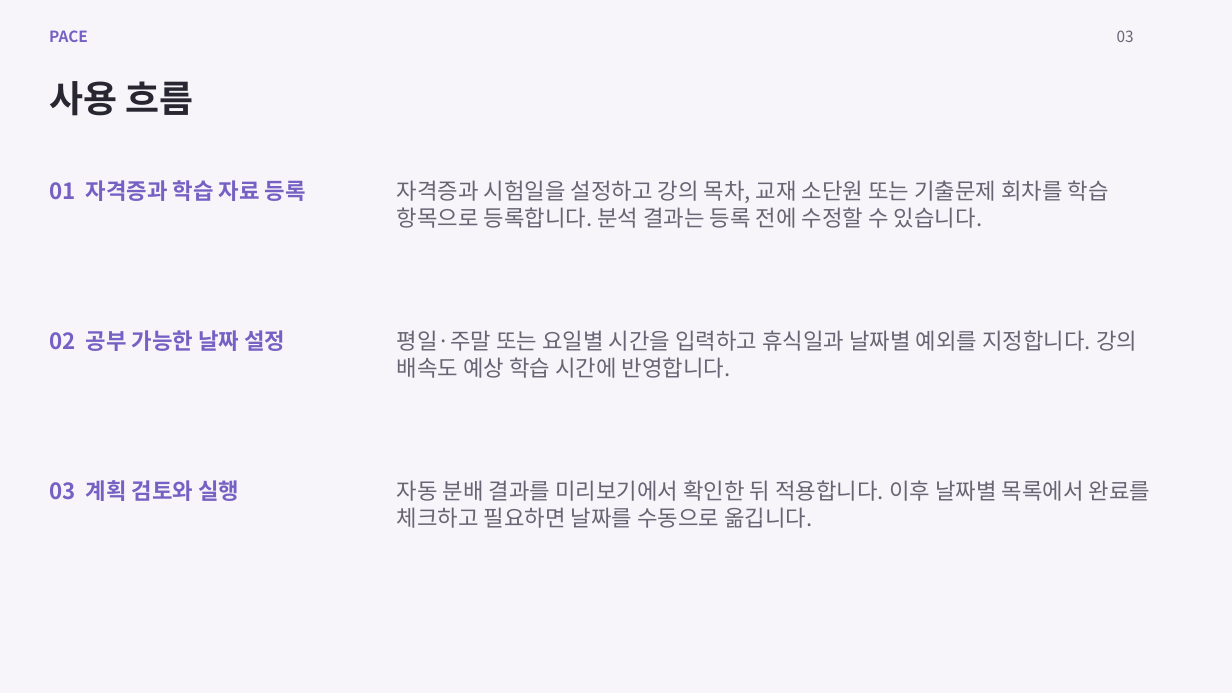
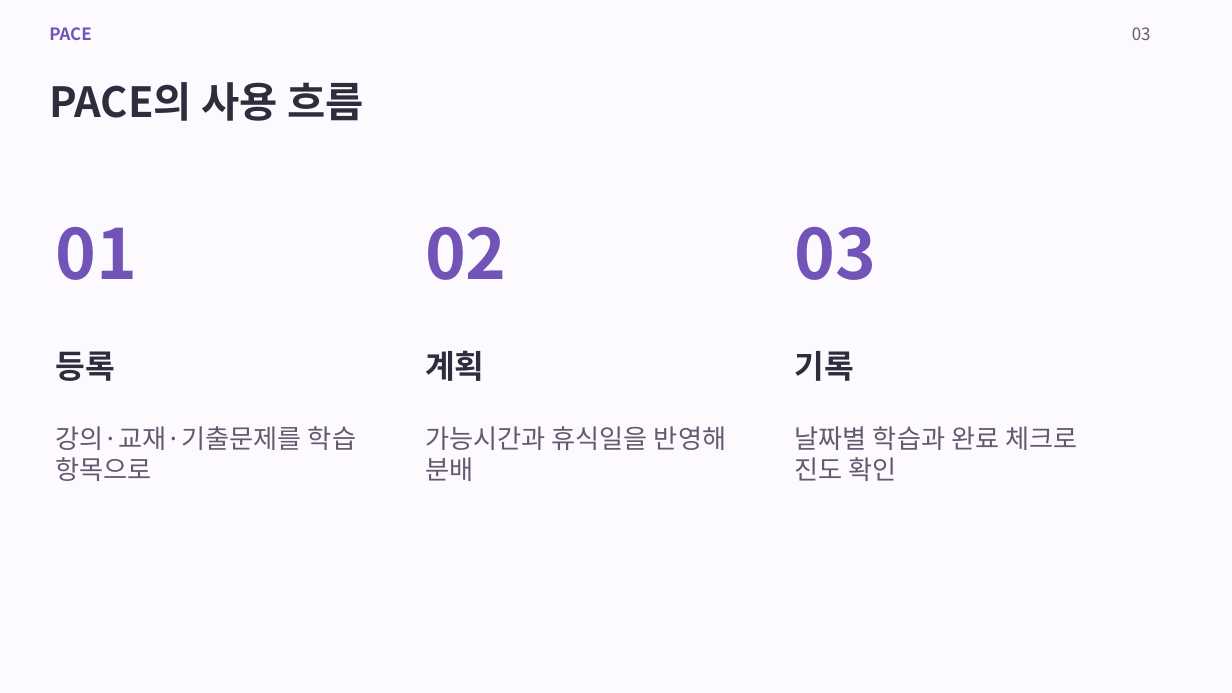
Before and after one commit to rykim1217/ALEPH, a slide deck: slide 3 of projects/PACE/presentation/PACE-project.pptx. Drawn at 1232x693 pixels with LibreOffice and Linux fonts; fonts in the diff are those of the drawing. Boxes give left, top, right and bottom in pixels: in the first picture for what was removed or moved away, otherwise in the second. Text is boxed around its words. In the diff, an @@ line names an element or a change of style, - is before the commit and + after.

Commit message:
docs(pace): enlarge submission screenshots and simplify slide copy

```diff
--- a/projects/PACE/presentation/PACE-project.pptx
+++ b/projects/PACE/presentation/PACE-project.pptx
@@ background #F7F5FA to #FCFAFE @@
@@ text "PACE" at (49, 27, 91, 40): size 15 to 16.5 pt, text colour #7560C3 to #7254B8 @@
@@ text "03": place and size @@
-text "03" at (1117, 30, 1134, 42)
+text "03" at (1132, 27, 1151, 40)
@@ text "03" at (1132, 27, 1151, 40): size 15 to 16.5 pt, text colour #696473 to #625A70 @@
@@ text at (49, 82, 364, 121): text changed; size 36 to 40.5 pt; text colour #282631 to #302B3D @@
-사용 흐름
+PACE의 사용 흐름
@@ text removed at (397, 180, 1109, 228) @@
-자격증과 시험일을 설정하고 강의 목차, 교재 소단원 또는 기출문제 회차를 학습 항목으로 등록합니다. 분석 결과는 등록 전에 수정할 수 있습니다.
@@ text at (55, 227, 137, 280): text changed; size 21.8 to 67.5 pt; text colour #7560C3 to #7254B8 @@
-01 자격증과 학습 자료 등록
+01
@@ text added at (425, 227, 507, 280), 67.5 pt, text #7254B8, bold @@
+02
@@ text added at (795, 227, 877, 280), 67.5 pt, text #7254B8, bold @@
+03
@@ text removed at (49, 330, 285, 351) @@
-02 공부 가능한 날짜 설정
@@ text added at (55, 351, 114, 381), 31.5 pt, text #302B3D, bold @@
+등록
@@ text removed at (397, 330, 1137, 378) @@
-평일·주말 또는 요일별 시간을 입력하고 휴식일과 날짜별 예외를 지정합니다. 강의 배속도 예상 학습 시간에 반영합니다.
@@ text at (425, 350, 484, 381): text changed; size 21.8 to 31.5 pt; text colour #7560C3 to #302B3D @@
-03 계획 검토와 실행
+계획
@@ text added at (795, 351, 854, 381), 31.5 pt, text #302B3D, bold @@
+기록
@@ text added at (55, 426, 356, 481), 25.5 pt, text #625A70 @@
+강의·교재·기출문제를 학습 항목으로
@@ text at (425, 426, 726, 481): text changed; size 21.8 to 25.5 pt; text colour #696473 to #625A70 @@
-자동 분배 결과를 미리보기에서 확인한 뒤 적용합니다. 이후 날짜별 목록에서 완료를 체크하고 필요하면 날짜를 수동으로 옮깁니다.
+가능시간과 휴식일을 반영해 분배
@@ text added at (795, 426, 1077, 481), 25.5 pt, text #625A70 @@
+날짜별 학습과 완료 체크로 진도 확인
```
Also in this commit, not shown: 6 other slides changed, 24 slides added, 14 slides removed, 4 other files.
